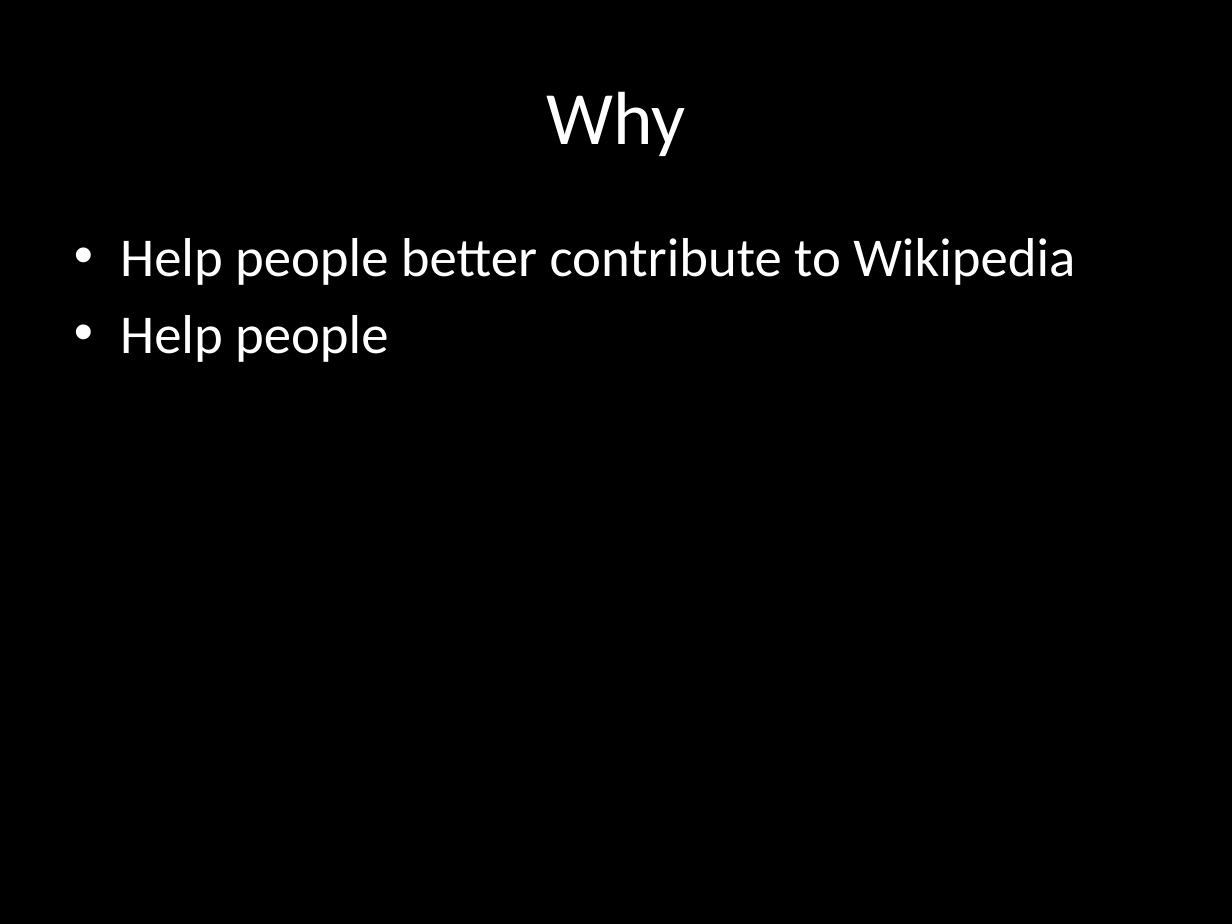
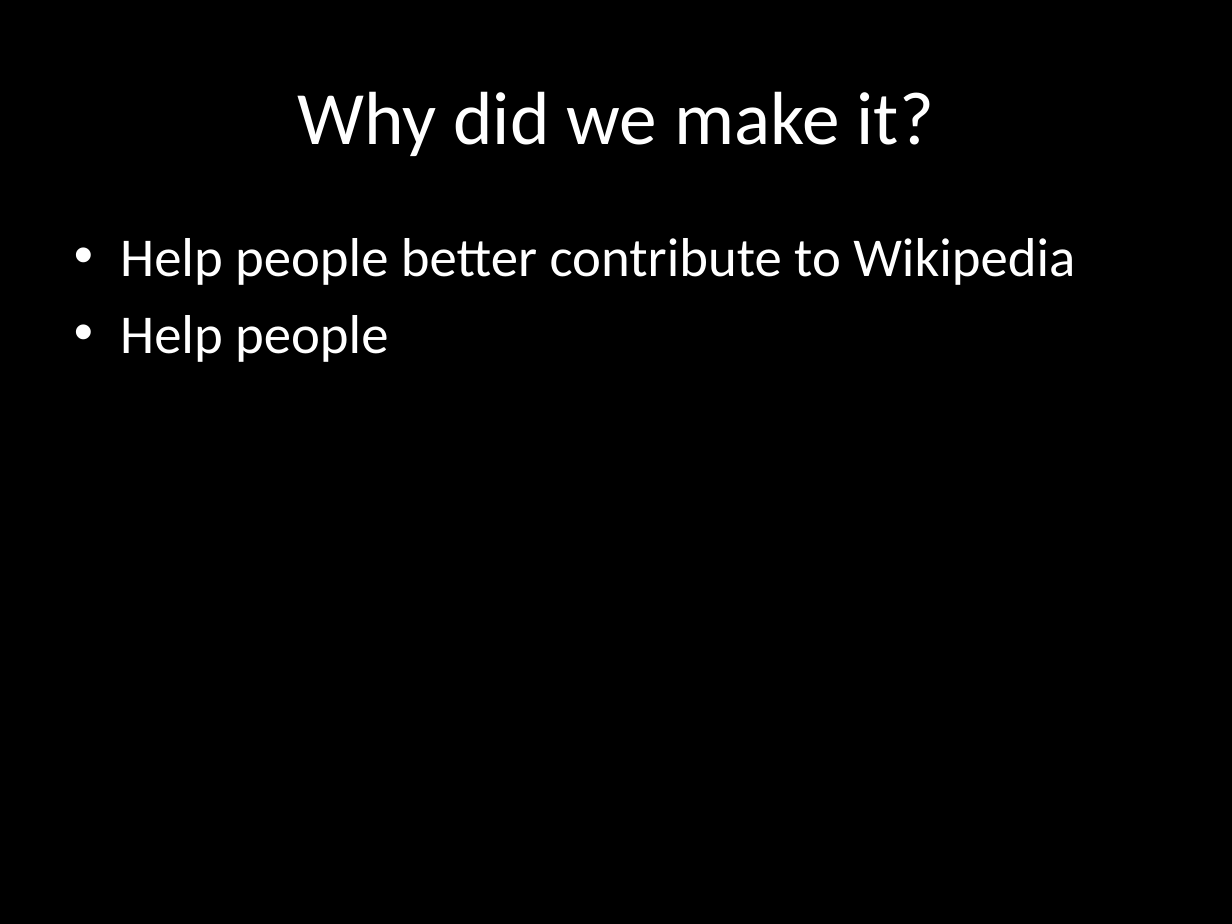
Before and after one commit to weihang7/WikipediaScorer, a slide deck: slide 3 of Presentation.WikiScorer.pptx. Drawn at 1232x924 pixels with LibreOffice and Linux fonts; fonts in the diff are those of the drawing. Boxes give left, top, right and bottom in pixels: in the first picture for what was removed or moved away, otherwise in the second. Text is boxed around its words. In the diff, an @@ line names an element or a change of style, - is before the commit and + after.

```diff
--- a/Presentation.WikiScorer.pptx
+++ b/Presentation.WikiScorer.pptx
@@ title at <box>297,91,934,156</box>: text changed @@
-Why
+Why did we make it?
```
Also in this commit, not shown: 2 other slides changed, 1 slide removed.
